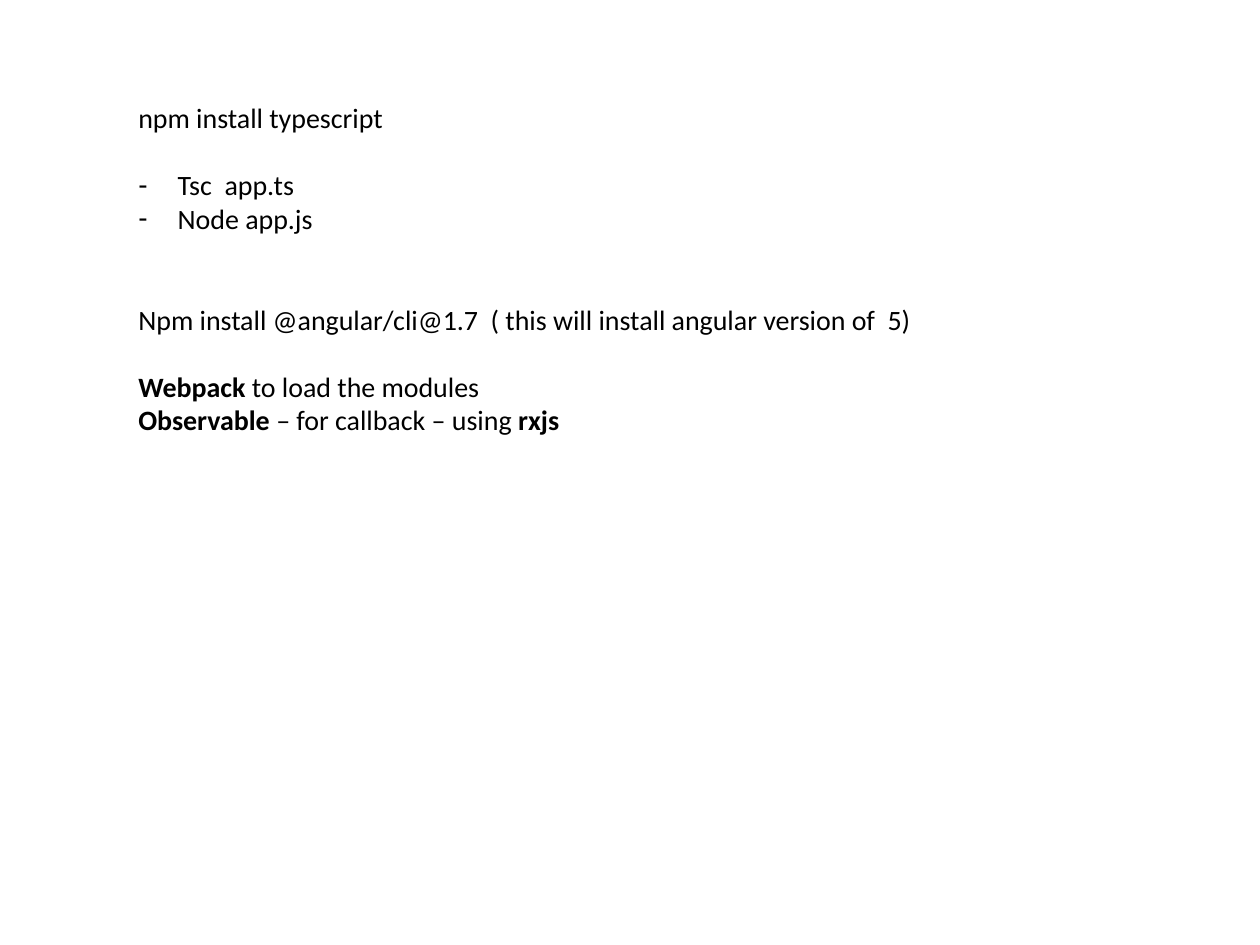
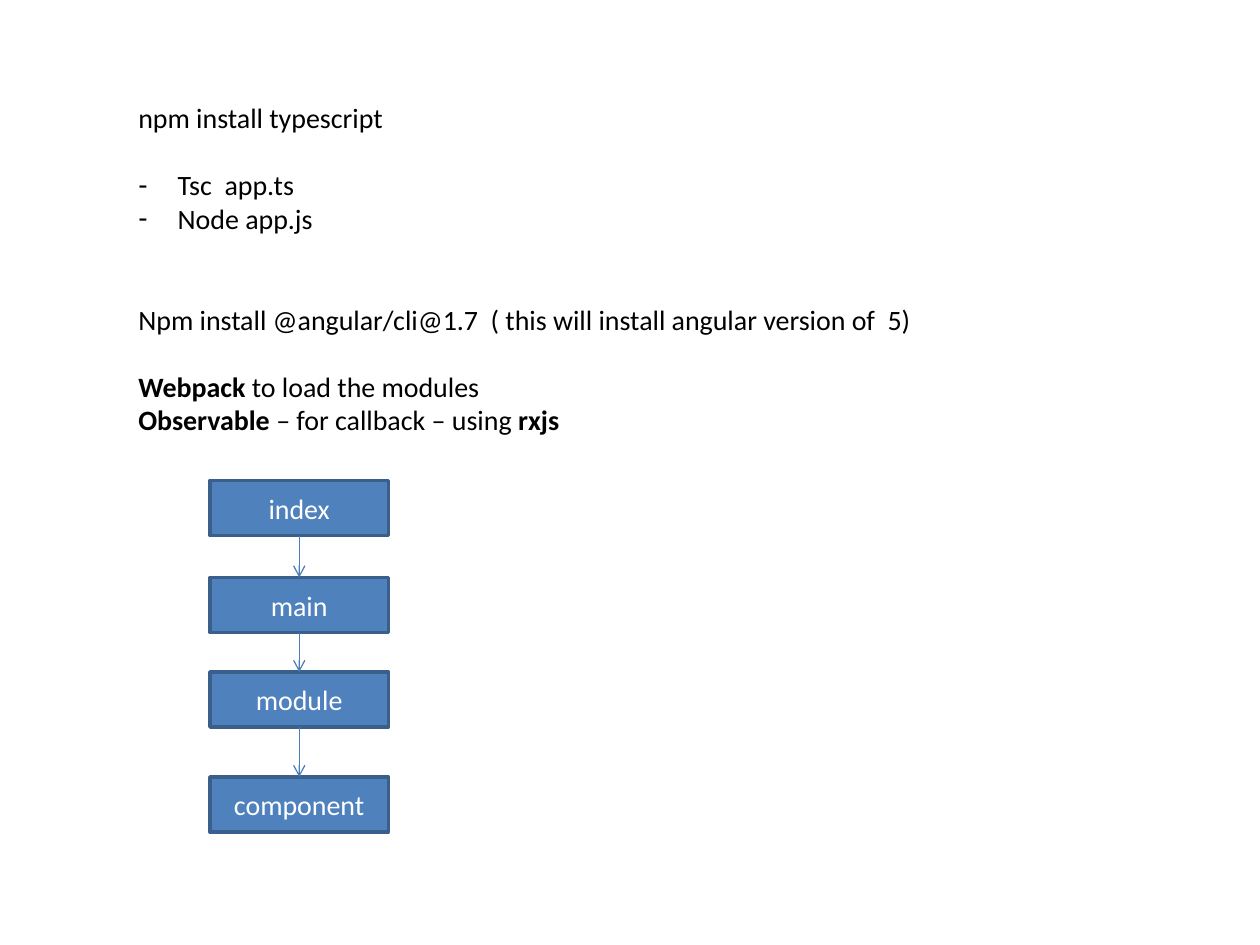
Before and after one commit to mdparthi/Angular4, a slide deck: slide 3 of Angular4Training.pptx. Drawn at 1260x945 pixels with LibreOffice and Linux fonts; fonts in the diff are those of the drawing. Boxes give left, top, right and bottom in pixels: in the first picture for what was removed or moved away, otherwise in the second. Text is boxed around its words. In the diff, an @@ line names an element or a change of style, - is before the commit and + after.

```diff
--- a/Angular4Training.pptx
+++ b/Angular4Training.pptx
@@ rectangle added at (210, 480, 389, 536), fill #4F81BD, outline #3A5F8C 2 pt, 16 pt, text #FFFFFF @@
+index
@@ arrow added from (300, 536) to (300, 577), #4B7EBC 0.75 pt @@
@@ rectangle added at (210, 577, 389, 633), fill #4F81BD, outline #3A5F8C 2 pt, 16 pt, text #FFFFFF @@
+main
@@ arrow added from (300, 633) to (300, 672), #4B7EBC 0.75 pt @@
@@ rectangle added at (210, 672, 389, 727), fill #4F81BD, outline #3A5F8C 2 pt, 16 pt, text #FFFFFF @@
+module
@@ arrow added from (300, 727) to (300, 777), #4B7EBC 0.75 pt @@
@@ rectangle added at (210, 777, 389, 833), fill #4F81BD, outline #3A5F8C 2 pt, 16 pt, text #FFFFFF @@
+component
```
Also in this commit, not shown: 1 other file.
